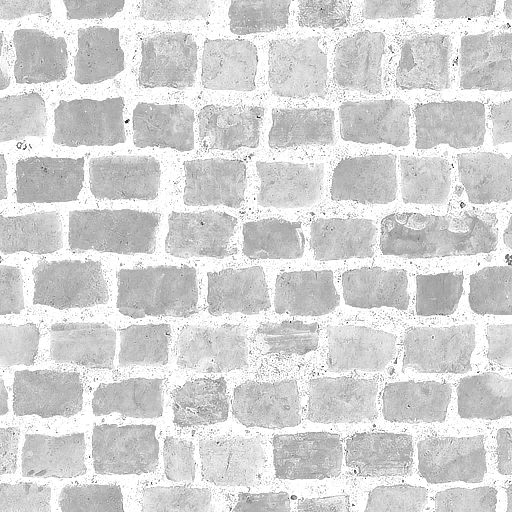
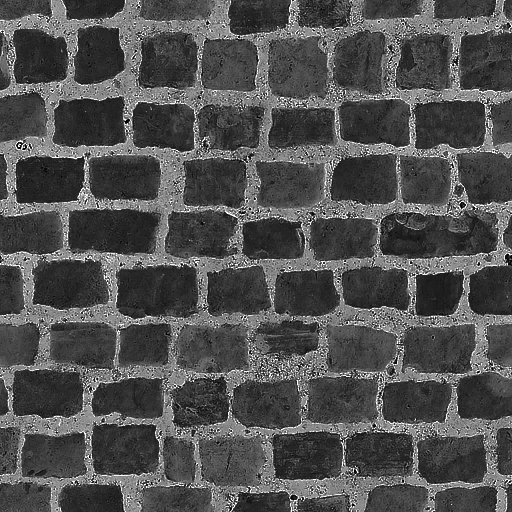
Before/after of a 512×512 layered artwork. What changed in the layer stack:
pixels changed over [0, 0, 512, 512] (layer not identified)
